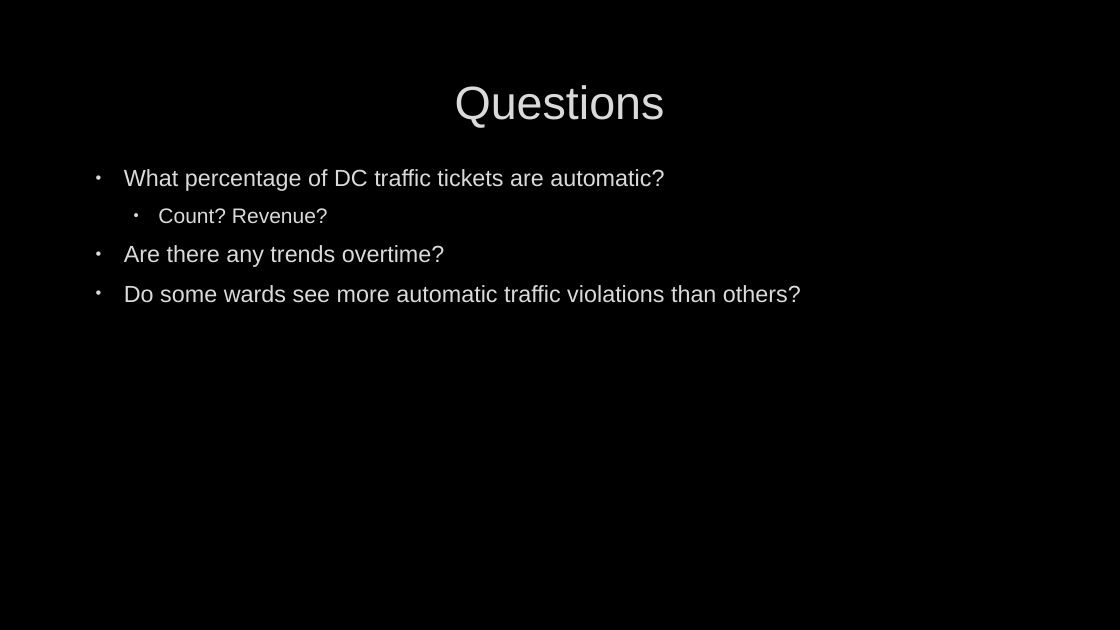
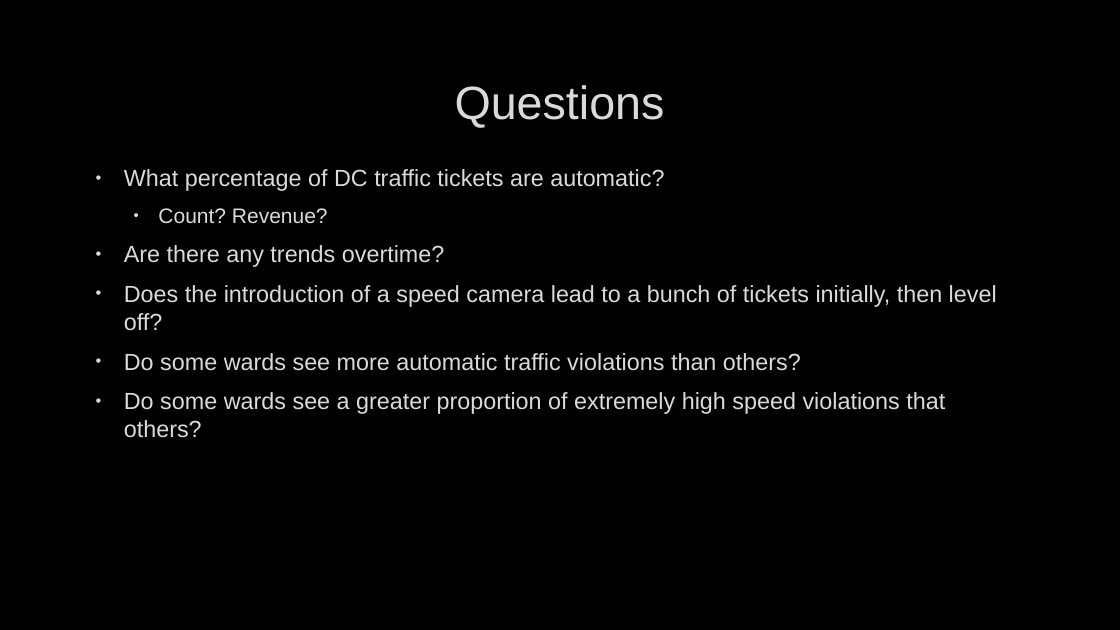
Before and after one commit to Aisling-C/DataScienceWork, a slide deck: slide 2 of Unit_20/Data Storytelling/Data Storytelling.pptx. Drawn at 1120x630 pixels with LibreOffice and Linux fonts; fonts in the diff are those of the drawing; background and template pictures are left out. Boxes give left, top, right and bottom in pixels: in the first picture for what was removed or moved away, otherwise in the second. Text is boxed around its words. In the diff, an @@ line names an element or a change of style, - is before the commit and + after.

```diff
--- a/Unit_20/Data Storytelling/Data Storytelling.pptx
+++ b/Unit_20/Data Storytelling/Data Storytelling.pptx
@@ text at (124, 285, 997, 331): paragraph added @@
+• Does the introduction of a speed camera lead to a bunch of tickets initially, then level off?
@@ text at (124, 392, 945, 438): paragraph added @@
+• Do some wards see a greater proportion of extremely high speed violations that others?
```
Also in this commit, not shown: 1 other slide changed, 2 slides added, 1 other file.
